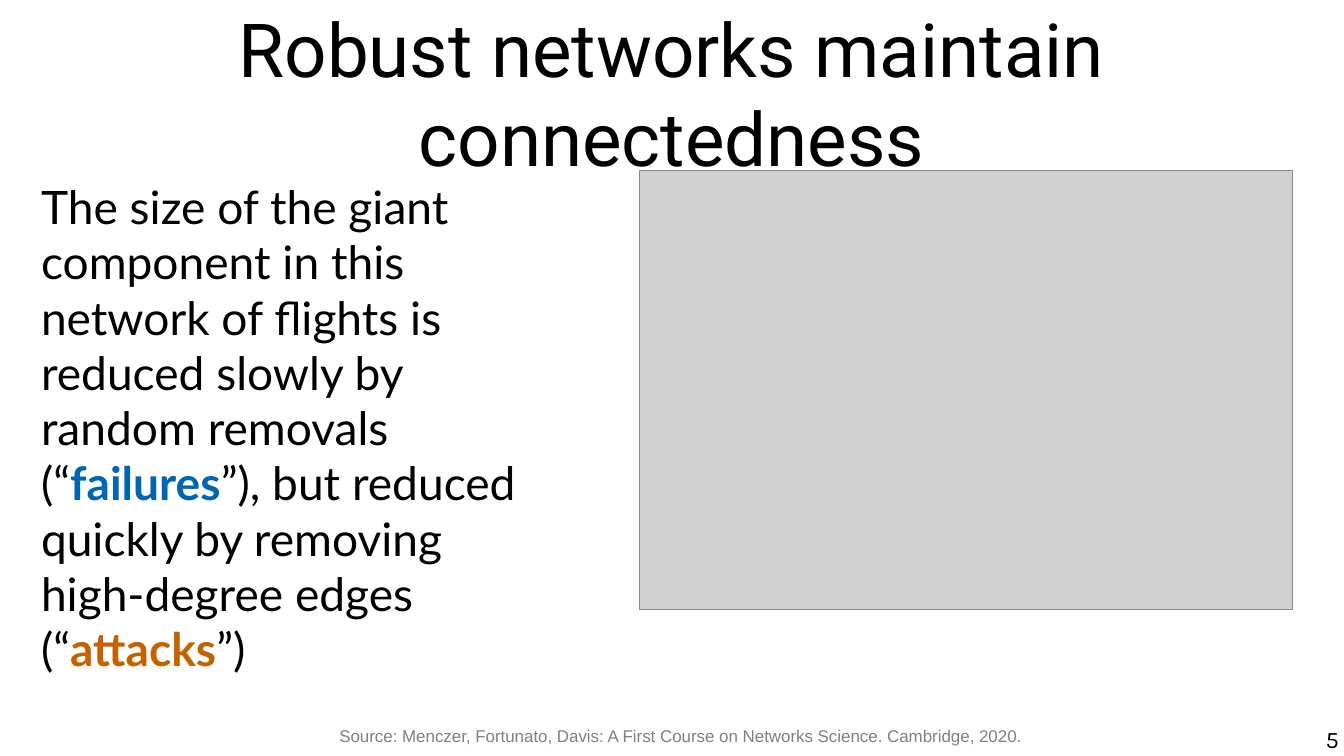
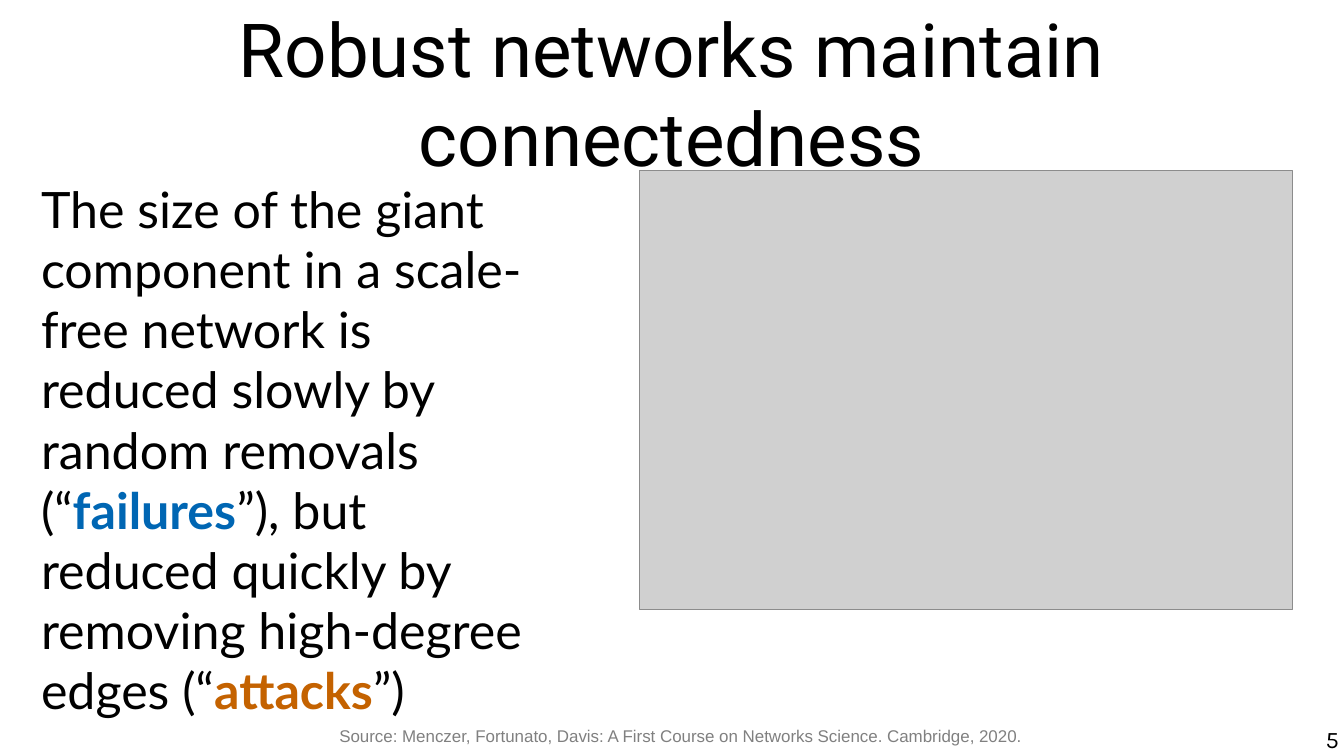
Before and after one commit to chatox/networks-science-course, a slide deck: slide 5 of theory/odp/tt19-k_cores.odp. Drawn at 1344x756 pixels with LibreOffice and Linux fonts; fonts in the diff are those of the drawing; grey boxes stand for pictures. Boxes give left, top, right and bottom in pixels: in the first picture for what was removed or moved away, otherwise in the second. Text is boxed around its words. In the diff, an @@ line names an element or a change of style, - is before the commit and + after.

```diff
--- a/theory/odp/tt19-k_cores.odp
+++ b/theory/odp/tt19-k_cores.odp
@@ text at [41, 191, 521, 658]: text changed; size 27.2 to 29.6 pt @@
-The size of the giant component in this network of flights is reduced slowly by random removals (“failures”), but reduced quickly by removing high-degree edges (“attacks”)
+The size of the giant component in a scale-free network is reduced slowly by random removals (“failures”), but reduced quickly by removing high-degree edges (“attacks”)
```
Also in this commit, not shown: 1 other slide changed, 4 other files.
